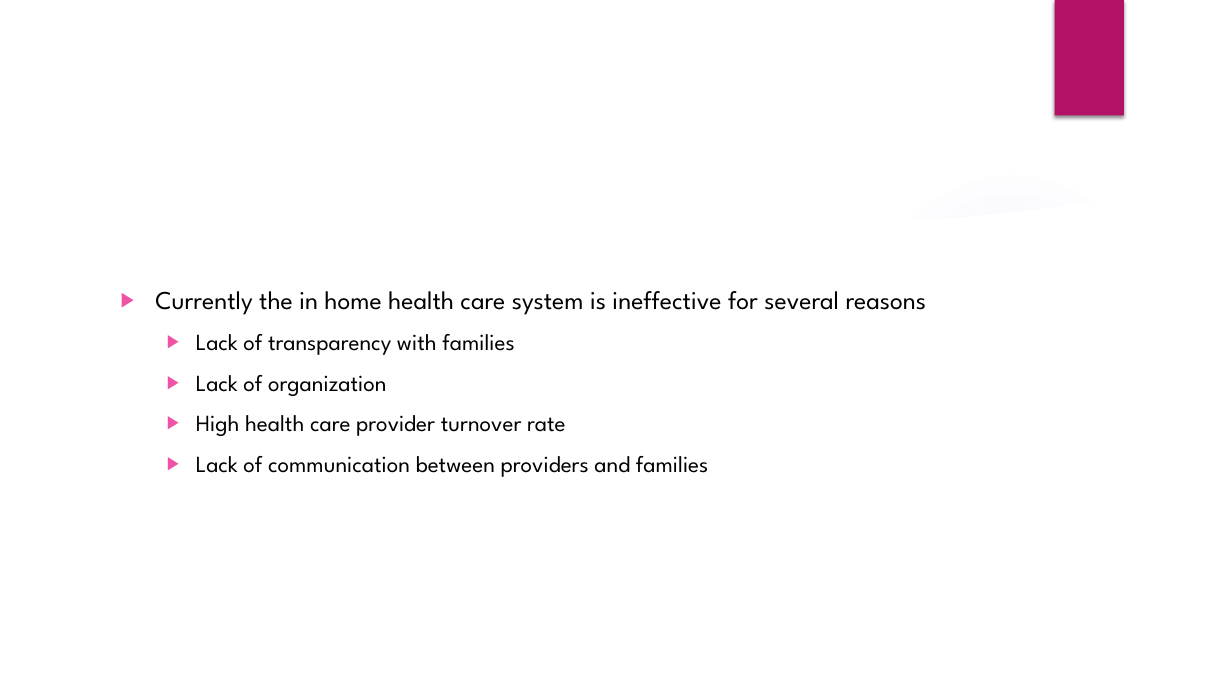
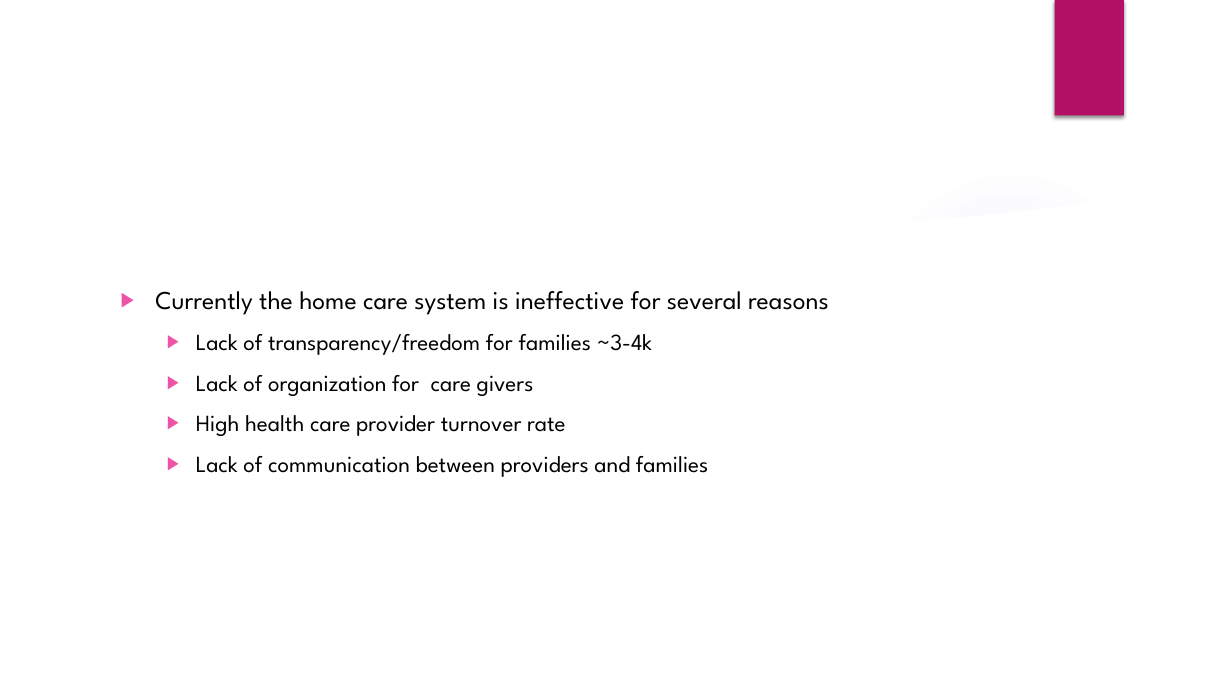
Before and after one commit to JSchuch2/AlwaysCaring, a slide deck: slide 2 of Presentation/AlwaysCaring.pptx. Drawn at 1232x693 pixels with LibreOffice and Linux fonts; fonts in the diff are those of the drawing; background and template pictures are left out. Boxes give left, top, right and bottom in pixels: in the first picture for what was removed or moved away, otherwise in the second. Text is boxed around its words. In the diff, an @@ line names an element or a change of style, - is before the commit and + after.

```diff
--- a/Presentation/AlwaysCaring.pptx
+++ b/Presentation/AlwaysCaring.pptx
@@ text at (155, 291, 829, 396): text changed; size 20 to 18 pt @@
-▶ Currently the in home health care system is ineffective for several reasons
-  ▶ Lack of transparency with families
-  ▶ Lack of organization
+▶ Currently the home care system is ineffective for several reasons
+  ▶ Lack of transparency/freedom for families ~3-4k
+  ▶ Lack of organization for care givers
```
Also in this commit, not shown: 7 other slides changed, 1 slide added, 2 slides removed.
